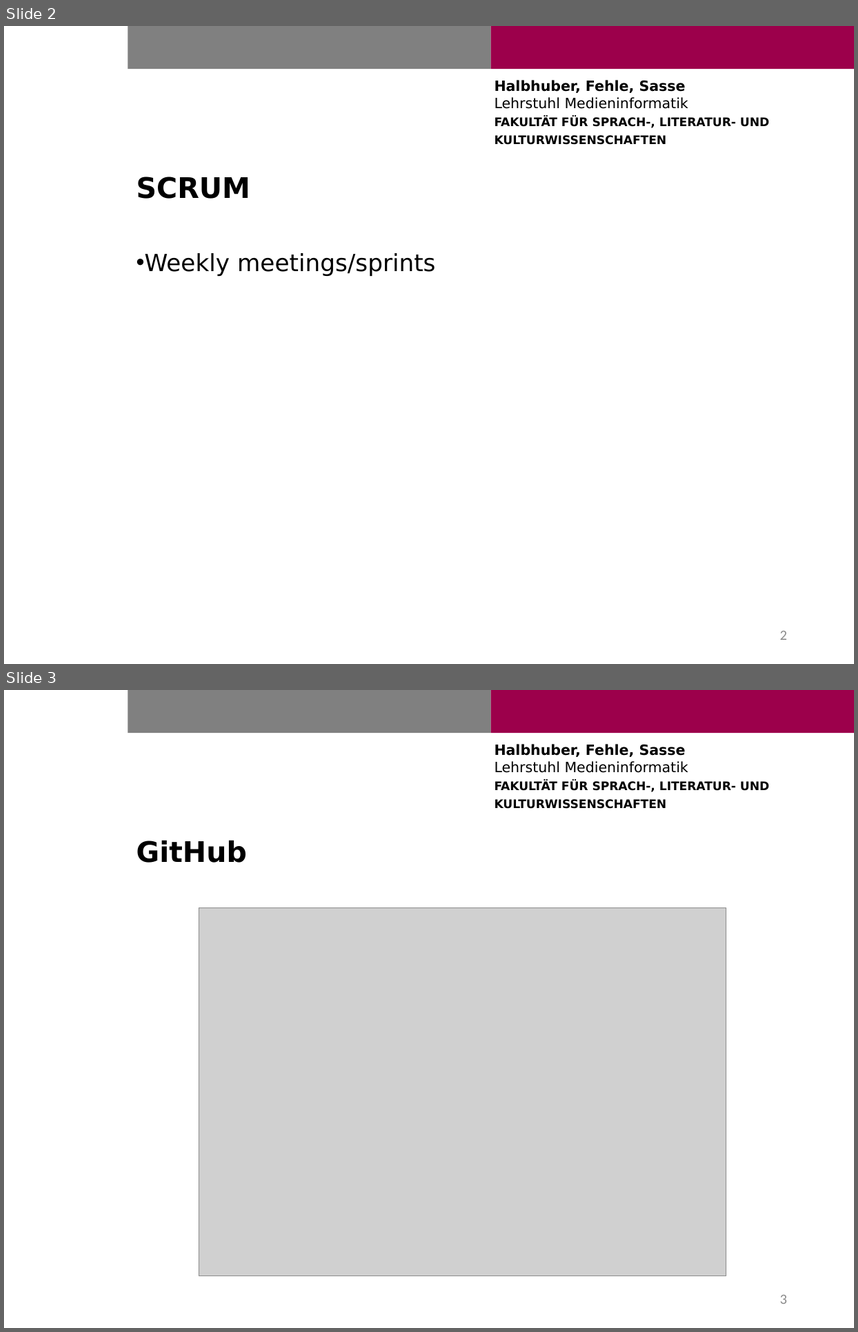
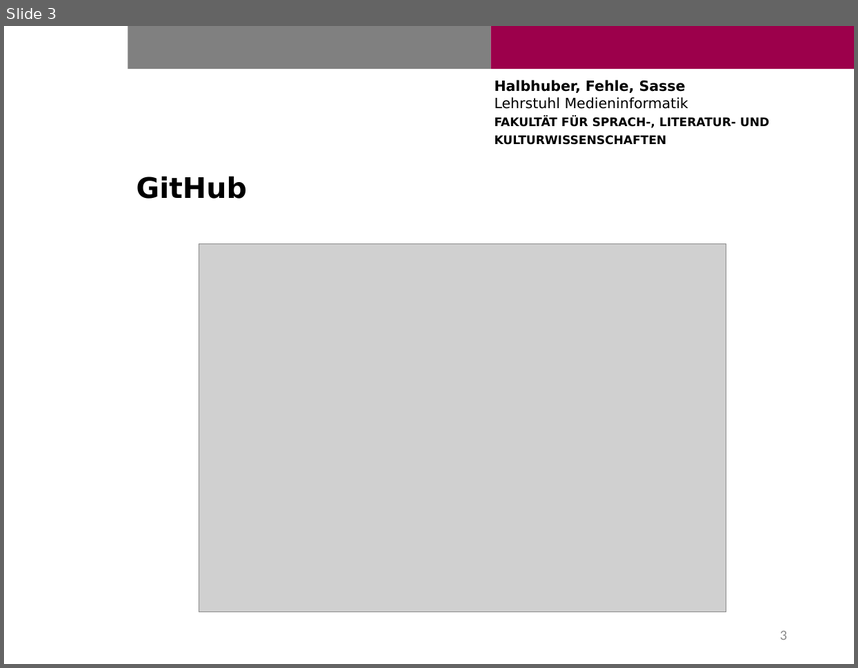
Before and after one commit to Cele3x/practical-seminar, a slide deck: 02-introduction-presentation/project_management.pptx. Shown one above the other, each under a label of ours: slides 2 and 3 before the commit, slide 3 after it. The pictures are 858x1332 and 858x668 pixels, drawn with LibreOffice and Linux fonts; fonts in the diff are those of the drawing; grey boxes stand for pictures; background and template pictures are left out. Boxes give left, top, right and bottom in pixels: in the first picture for what was removed or moved away, otherwise in the second. Text is boxed around its words. In the diff, an @@ line names an element or a change of style, - is before the commit and + after.

```diff
--- a/02-introduction-presentation/project_management.pptx
+++ b/02-introduction-presentation/project_management.pptx
@@ slide 2 removed at [4, 26, 854, 664], background #FFFFFF; not listed: 3 template elements that a slide beside it also shows @@
@@ title removed at [136, 176, 251, 198] @@
-SCRUM
@@ text removed at [145, 253, 435, 276] @@
-• Weekly meetings/sprints
@@ page number removed at [780, 630, 787, 639] @@
-2
```
Also in this commit, not shown: 1 slide changed, 1 slide added.
